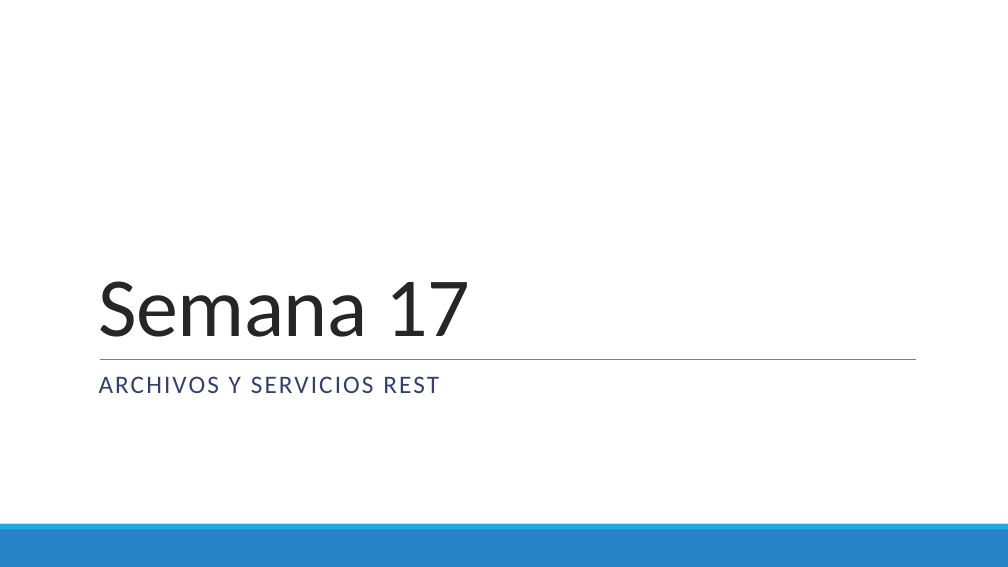
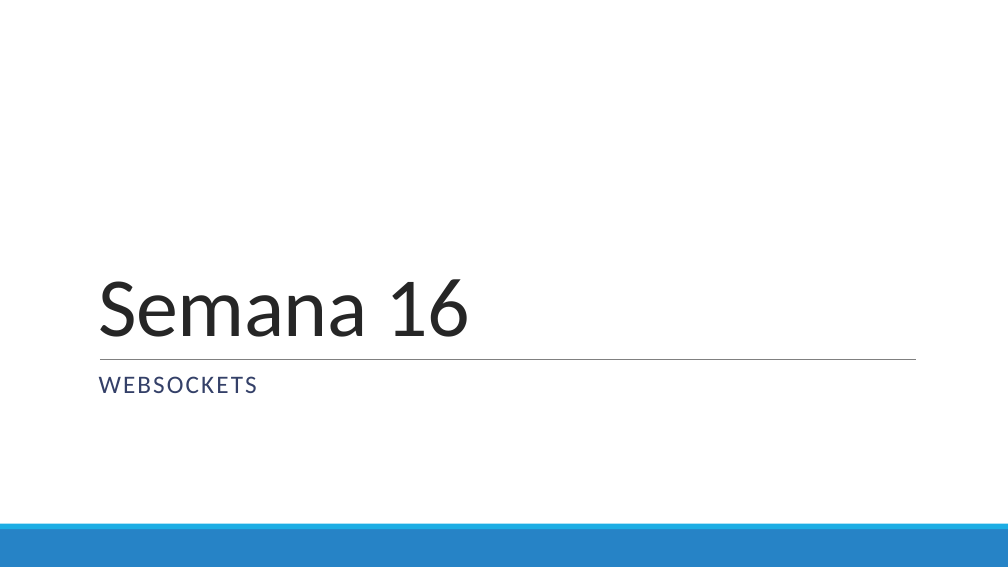
Before and after one commit to Domiciano/ProgramRed192, a slide deck: slide 1 of Clase16/Presentación.pptx. Drawn at 1008x567 pixels with LibreOffice and Linux fonts; fonts in the diff are those of the drawing. Boxes give left, top, right and bottom in pixels: in the first picture for what was removed or moved away, otherwise in the second. Text is boxed around its words. In the diff, an @@ line names an element or a change of style, - is before the commit and + after.

```diff
--- a/Clase16/Presentación.pptx
+++ b/Clase16/Presentación.pptx
@@ title at [98,279,471,337]: text changed @@
-Semana 17
+Semana 16
@@ subtitle at [99,376,257,393]: text changed @@
-ARCHIVOS Y SERVICIOS REST
+WEBSOCKETS
```
Also in this commit, not shown: 19 other files.
